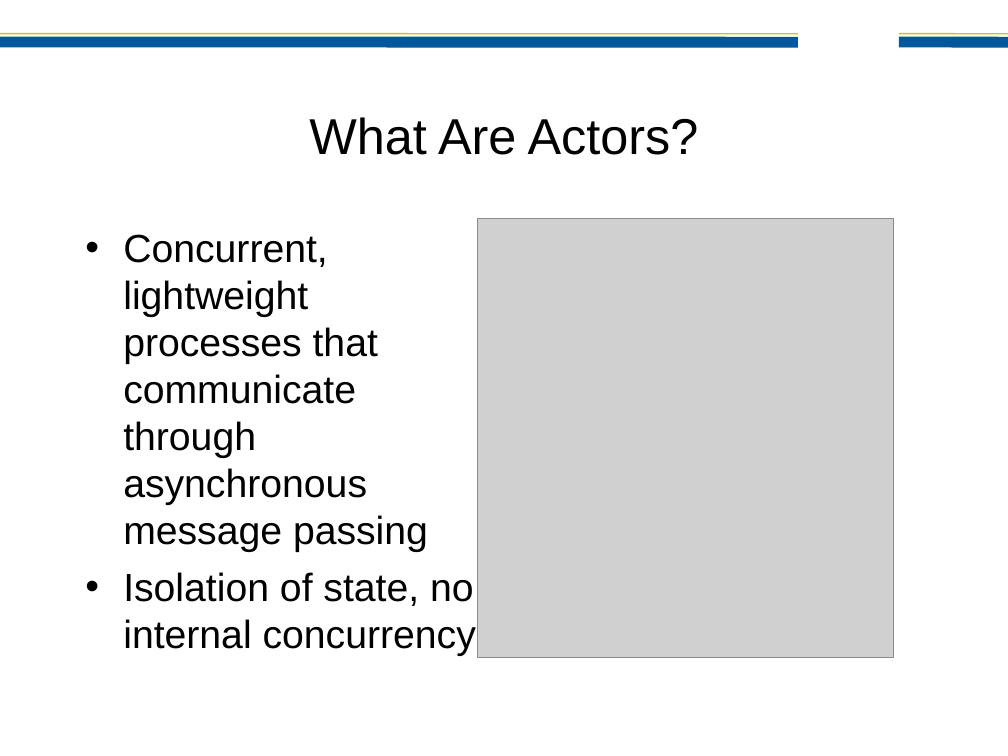
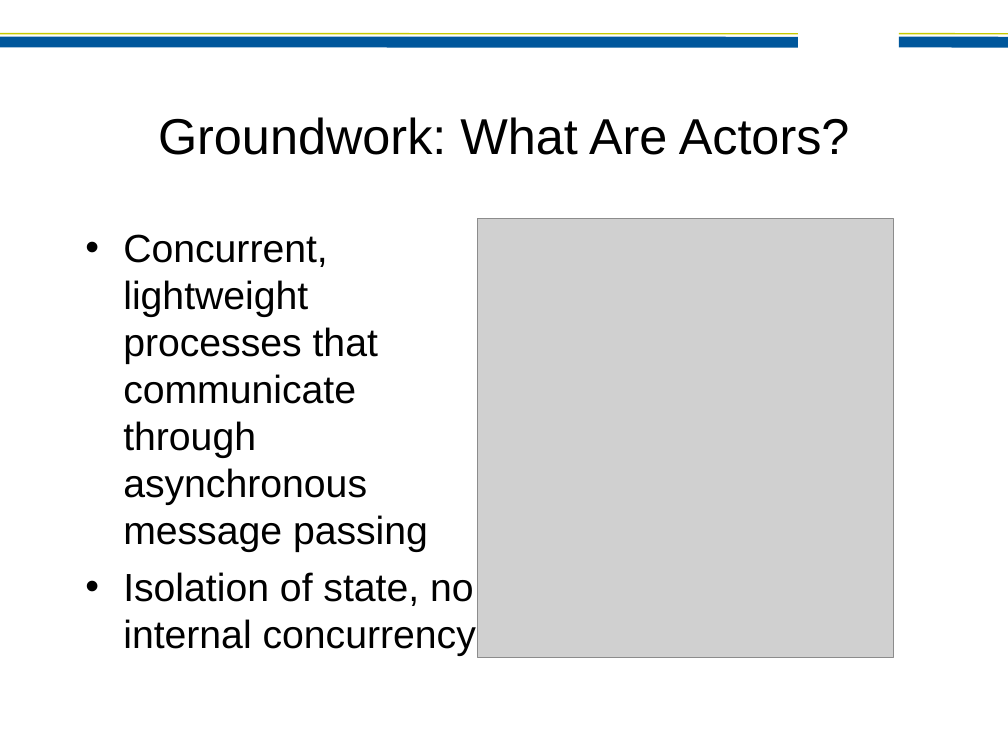
Before and after one commit to jamie-allen/effective_actors, a slide deck: slide 3 of preso/EffectiveActors-JaxConf2012.ppt. Drawn at 1008x756 pixels with LibreOffice and Linux fonts; fonts in the diff are those of the drawing; grey boxes stand for pictures; background and template pictures are left out. Boxes give left, top, right and bottom in pixels: in the first picture for what was removed or moved away, otherwise in the second. Text is boxed around its words. In the diff, an @@ line names an element or a change of style, - is before the commit and + after.

Commit message:
Final updates

```diff
--- a/preso/EffectiveActors-JaxConf2012.ppt
+++ b/preso/EffectiveActors-JaxConf2012.ppt
@@ title at <box>158,117,850,155</box>: text changed @@
-What Are Actors?
+Groundwork: What Are Actors?
```
